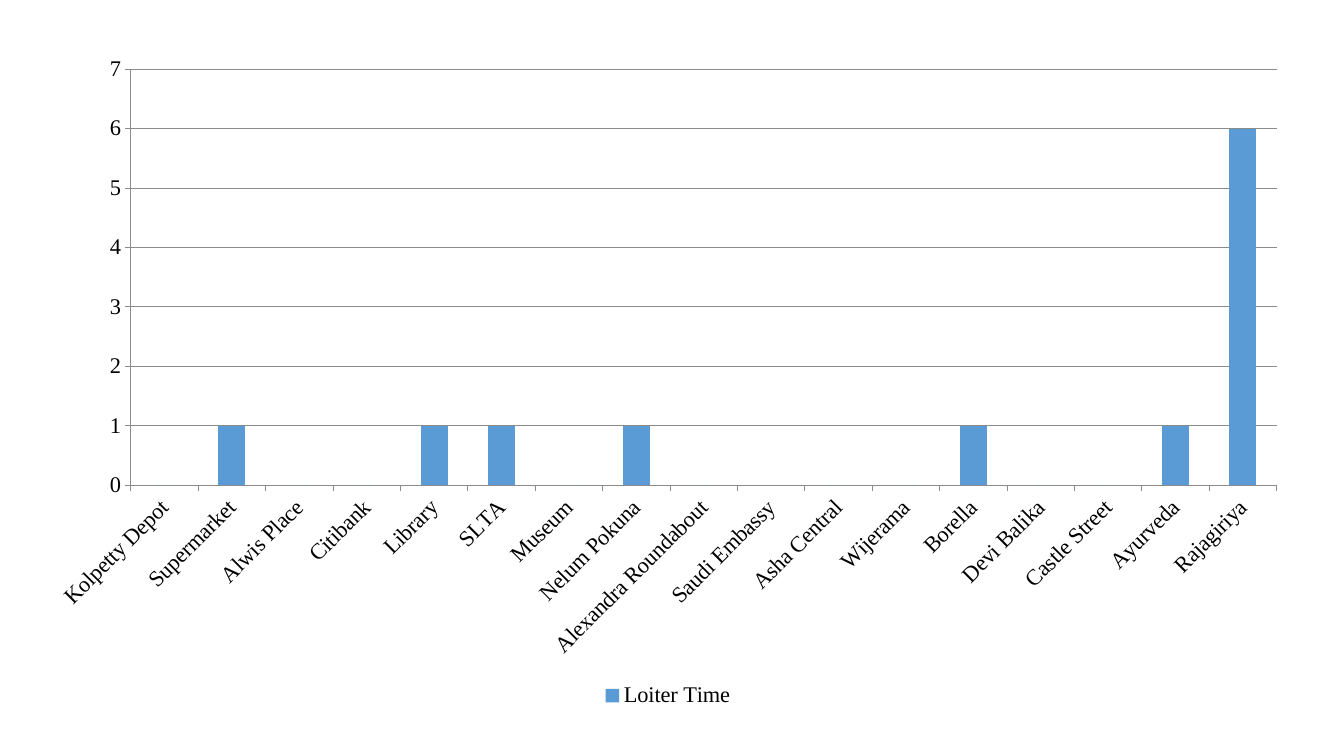
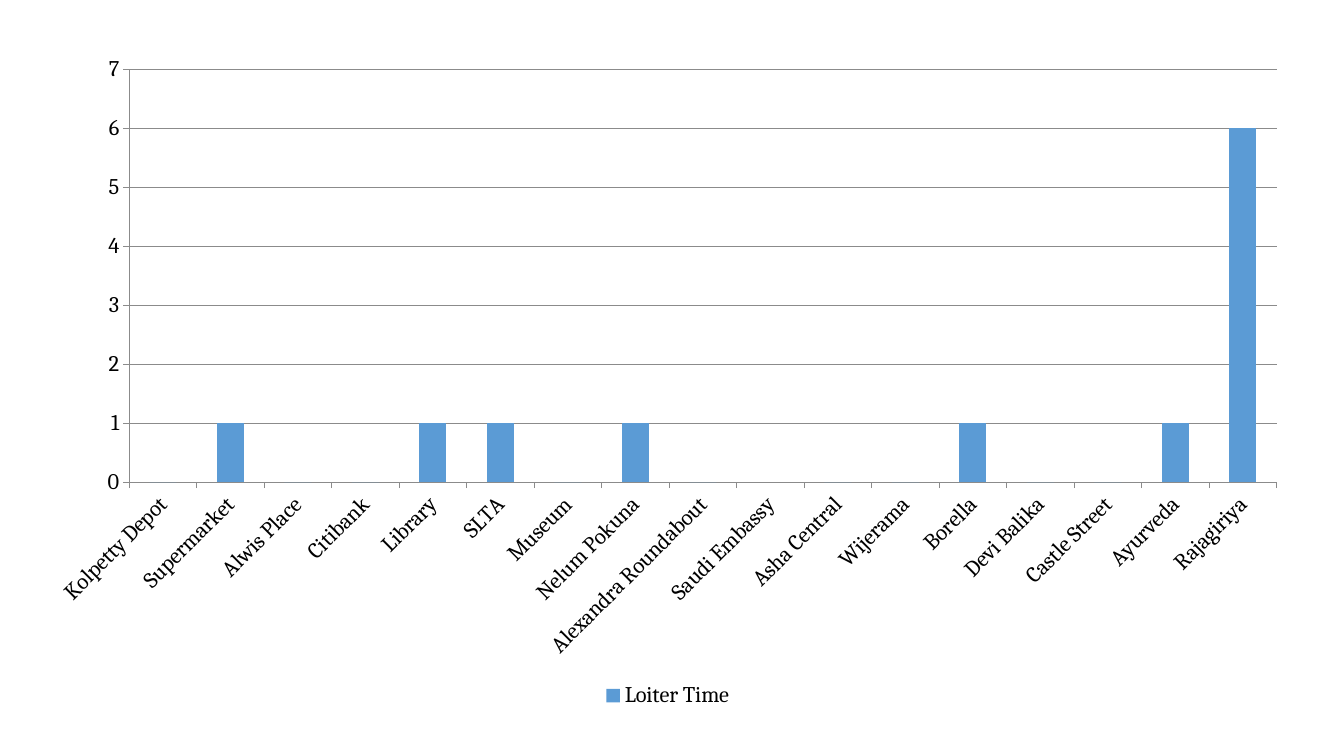
Before and after one commit to afthaj/finalThesis, a slide deck: slide 9 of figures.pptx. Drawn at 1344x756 pixels with LibreOffice and Linux fonts; fonts in the diff are those of the drawing. Boxes give left, top, right and bottom in pixels: in the first picture for what was removed or moved away, otherwise in the second. Text is boxed around its words. In the diff, an @@ line names an element or a change of style, - is before the commit and + after.

```diff
--- a/figures.pptx
+++ b/figures.pptx
@@ column chart at [33,43,1302,713] @@
@@ lettering changed @@
```
Also in this commit, not shown: 15 other slides changed, 37 other files.
